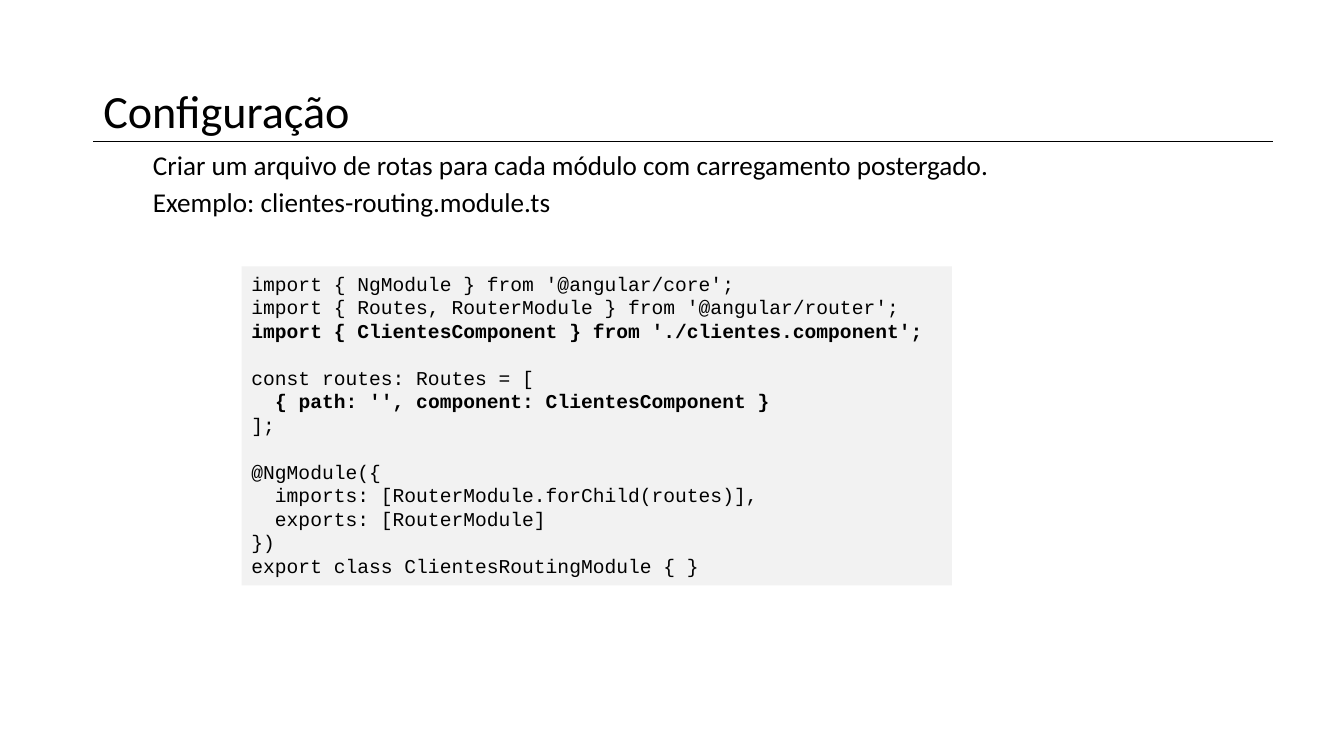
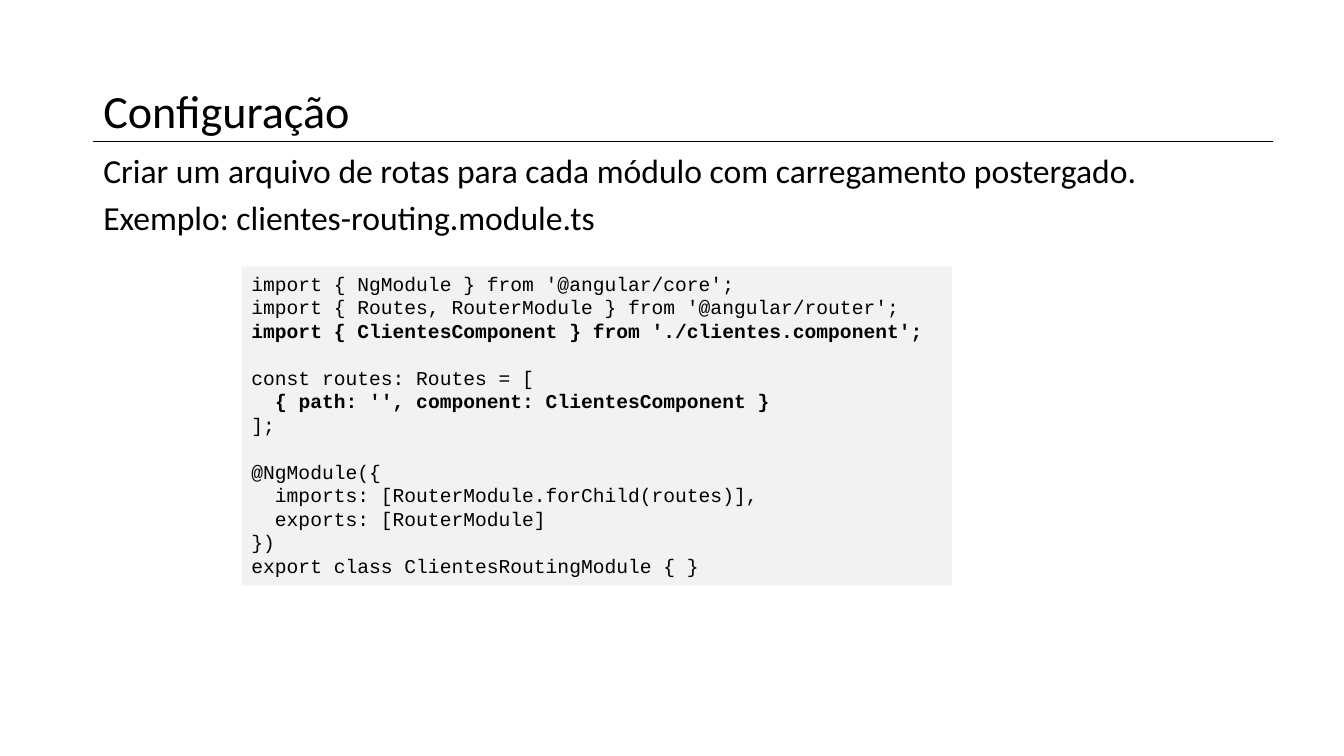
Before and after one commit to eduardoflorence/angular-lazy-loading, a slide deck: slide 8 of eduardo-florence-meetup-angular-rio-lazy-loading.pptx. Drawn at 1344x756 pixels with LibreOffice and Linux fonts; fonts in the diff are those of the drawing. Boxes give left, top, right and bottom in pixels: in the first picture for what was removed or moved away, otherwise in the second. Text is boxed around its words. In the diff, an @@ line names an element or a change of style, - is before the commit and + after.

```diff
--- a/eduardo-florence-meetup-angular-rio-lazy-loading.pptx
+++ b/eduardo-florence-meetup-angular-rio-lazy-loading.pptx
@@ text "Criar um arquivo de rotas ...": place and size @@
-text "Criar um arquivo de rotas ..." at [153,156,988,217]
+text "Criar um arquivo de rotas ..." at [103,159,1136,236]
@@ text "Criar um arquivo de rotas ..." at [103,159,1136,236]: size 19.4 to 24 pt; line spacing 0.8 to 0.9 @@
```
Also in this commit, not shown: 6 other slides changed, 15 slides added.
